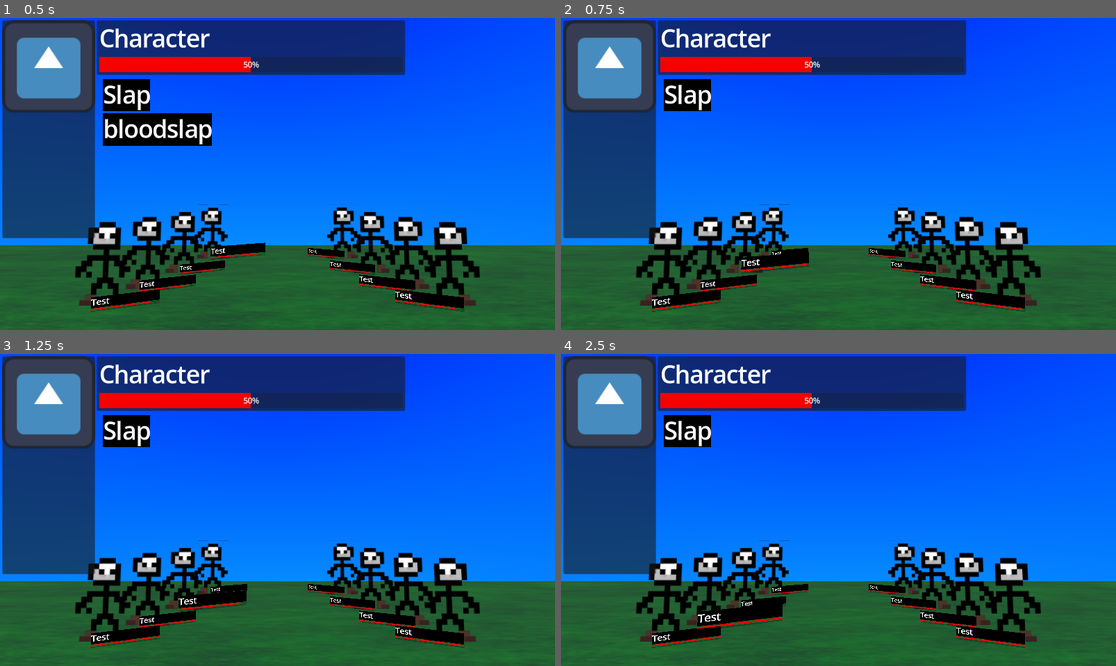
Above: before the commit, frames 1-4 (two rows, left to right).
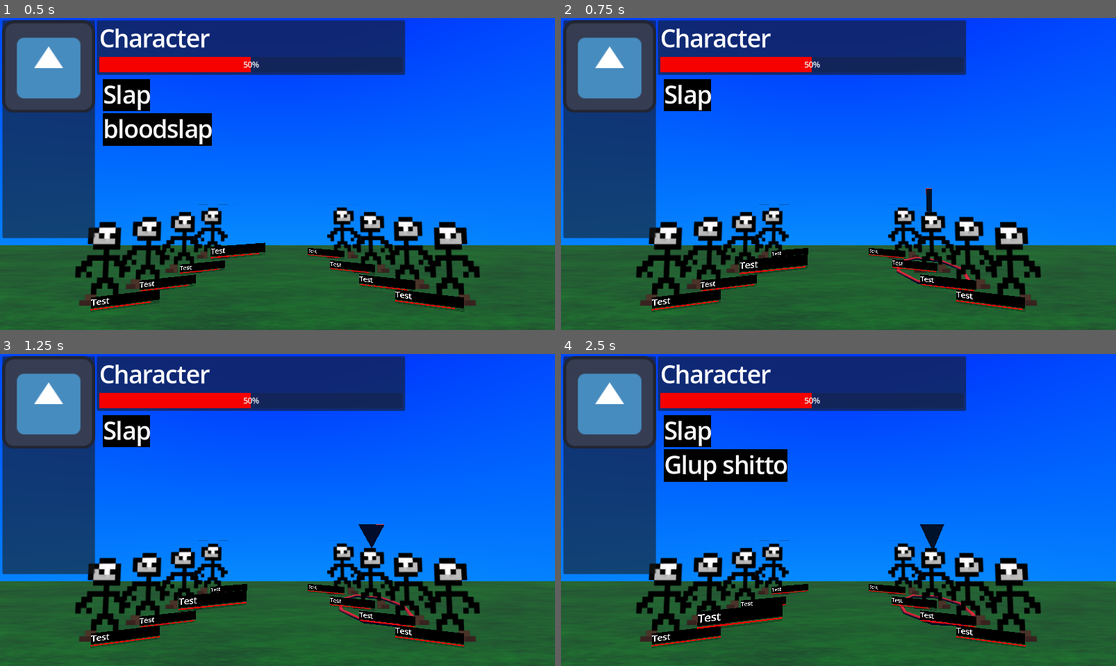
Above: after the commit, the same moments.

Repository: izzyn/MultiplayerCombatDemo
Game: Godot game, scene res://main.tscn
Same seed, same stepped clock (60 frames per second), same inputs: the game is played once before the commit and once after it. The engine's default icon, where the game draws it, is replaced by a stand-in: a white triangle on a blue panel in a dark square.
Inputs:
- Up to frame 1 (0.5 s): no input
- Up to frame 2 (0.75 s): tap Enter (Confirm) at 0.5 s; hold Down (NavigateUp) from 0.53 s (still down); hold Enter (Confirm) from 0.53 s (still down)
- Up to frame 3 (1.25 s): keep holding Down (NavigateUp); keep holding Enter (Confirm)
- Up to frame 4 (2.5 s): release Down (NavigateUp) at 1.28 s; release Enter (Confirm) at 1.28 s; hold Up (NavigateDown) 1.28-2.03 s; tap Enter (Confirm) at 1.35 s; hold Down (NavigateUp) from 2.03 s (still down); hold Enter (Confirm) from 2.03 s (still down)

Frame 1 is identical in both runs. In frame 2, 0.7% of the frame differs, in the area x 32-74%, y 54-87%; in frame 3, 0.5%; in frame 4, 2.8%, in the area x 18-75%, y 30-88%.

Commit message:
doing some renaming

Diff:
--- a/CharacterSprite.gd
+++ b/CharacterSprite.gd
@@ -16,17 +16,18 @@
 @onready
 var moving_selection = get_parent().get_parent().get_node("Selection")
 
-func attack_selected():
+func attack_target_selected():
 	selection = preload("res://Selection.tscn").instantiate()
 	get_parent().get_parent().get_node("Selections").add_child(selection)
 	selection.position = global_position
 	selection.target = self
 
-func attack_deselected():
+func attack_target_deselected():
 	print("A")
 	selection.queue_free()
 pass
-func attack_focused():
+
+func attack_target_focused():
 	moving_selection.visible = true
 	moving_selection.target = self
 pass
@@ -36,11 +37,11 @@
 	moving_selection.target = self
 pass
 
-func defocused():
+func character_defocused():
 	moving_selection.visible = false
 pass
 
-func attack_defocused():
+func attack_target_defocused():
 	moving_selection.visible = false
 	pass
 
--- a/CombatInputHandler.gd
+++ b/CombatInputHandler.gd
@@ -8,12 +8,13 @@
 	set(value):
 		if focused_character and focused_character.linked_sprite:
 			if value and value.linked_sprite:
-				focused_character.linked_sprite.focus_changed(value)
+				focused_character.linked_sprite.character_focus_changed(value)
 			else:
-				focused_character.linked_sprite.defocused()
+				focused_character.linked_sprite.character_defocused()
 		if value and value.linked_sprite:
 			value.linked_sprite.character_focused()
 		focused_character = value
+
 var selected_character : CharacterAgent:
 	set(value):
 		if selected_character and selected_character.linked_sprite:
@@ -21,18 +22,25 @@
 		if value and value.linked_sprite:
 			value.linked_sprite.character_selected()
 		selected_character = value
+
 var focused_target : CharacterAgent:
 	set(value):
+		if value == focused_target:
+			pass
 		if focused_target and focused_target.linked_sprite:
 			if value and value.linked_sprite:
-				focused_target.linked_sprite.attack_focus_changed(value)
+				focused_target.linked_sprite.attack_target_focus_changed(value)
 			else:
-				focused_target.linked_sprite.attack_defocused()
+				focused_target.linked_sprite.attack_target_defocused()
 		if value and value.linked_sprite:
-			value.linked_sprite.attack_focused()
+			value.linked_sprite.attack_target_focused()
+		focused_target = value
 
-		focused_target = value
-var attack_index : int
+var attack_index : int:
+	set(value):
+		if value == attack_index:
+			pass
+
 var target_index : int
 var character_index : int
 var selected_attack : AttackData
@@ -94,6 +102,8 @@
 			else:
 				possible_targets = all_characters
 			attack_index = 0
+			if possible_targets.size() == 0:
+				selected_attack = null
 			focused_target = possible_targets[0]
 		else:
 			selected_character = focused_character
--- a/Data/Filters/Filter.gd
+++ b/Data/Filters/Filter.gd
@@ -13,11 +13,15 @@
 	var agent_dict : Dictionary[CharacterData, CharacterAgent] = {}
 	for agent in characters:
 		agent_dict[agent.data] = agent
-	var filtered = _eval(actor.data, characters.map(func(x): return x.data))
+	var data : Array[CharacterData] = []
+	for i in characters:
+		data.append(i.data)
+	print(agent_dict)
+	var filtered = _eval(actor.data, data)
 	var actual : Array[CharacterData] = []
 	var result : Array[CharacterAgent] = []
 	if inverted:
-		for i in characters:
+		for i in data:
 			if i not in filtered:
 				actual.append(i)
 	else:
@@ -28,4 +32,3 @@
 	for i in actual:
 		result.append(agent_dict[i])
 	return result
-	pass
--- a/Data/Filters/FilterTeam.gd
+++ b/Data/Filters/FilterTeam.gd
@@ -7,4 +7,3 @@
 		if i.team == actor.team:
 			list.append(i)
 	return list
-	pass
--- a/UI/CharacterSpriteBase.gd
+++ b/UI/CharacterSpriteBase.gd
@@ -19,16 +19,19 @@
 func character_focused():
 	pass
 
-func focus_changed(new_focus : CharacterAgent):
+func character_focus_changed(new_focus : CharacterAgent):
 	pass
 
-func defocused():
+func character_defocused():
 	pass
 
 func attack_focused():
 	pass
 
-func attack_focus_changed(new_focus : CharacterAgent):
+func attack_target_focus_changed(new_focus : CharacterAgent):
+	pass
+
+func attack_index_changed(new_index : int):
 	pass
 
 func attack_defocused():
--- a/main.tscn
+++ b/main.tscn
@@ -16,6 +16,7 @@
 [ext_resource type="PackedScene" uid="uid://bkivihrkixbmx" path="res://Selection.tscn" id="9_kek77"]
 [ext_resource type="Script" uid="uid://dr13qsl51h2m1" path="res://Controllers/AIController.gd" id="11_2cqfq"]
 [ext_resource type="Script" uid="uid://dykhrjw5f14x0" path="res://Data/Effect/StatusGrantEffect.gd" id="11_getpj"]
+[ext_resource type="Script" uid="uid://xspn7atwwsb3" path="res://Data/Filters/FilterTeam.gd" id="11_ryguw"]
 [ext_resource type="Texture2D" uid="uid://b8ab8ftgofddp" path="res://icon.svg" id="12_ryguw"]
 [ext_resource type="Script" uid="uid://bdb4e3ya8xhhl" path="res://Data/Effect/Status.gd" id="13_d13ii"]
 [ext_resource type="Script" uid="uid://8pc3rvrfobyj" path="res://Data/secondary_effect.gd" id="13_getpj"]
@@ -32,10 +33,16 @@
 amount = -10.0
 metadata/_custom_type_script = "uid://b02gidehqotp1"
 
+[sub_resource type="Resource" id="Resource_phcyf"]
+script = ExtResource("11_ryguw")
+inverted = true
+metadata/_custom_type_script = "uid://xspn7atwwsb3"
+
 [sub_resource type="Resource" id="Resource_xko1c"]
 script = ExtResource("2_5vw27")
 name = "Slap"
 type = 1
+target_filter = SubResource("Resource_phcyf")
 effects = Array[ExtResource("3_kek77")]([SubResource("Resource_c2n8d")])
 metadata/_custom_type_script = "uid://dev3bbs8234ul"
 
@@ -142,6 +149,27 @@
 script = ExtResource("3_vivmo")
 metadata/_custom_type_script = "uid://cyws6ecggemx3"
 
+[sub_resource type="Resource" id="Resource_4obbf"]
+script = ExtResource("4_4c57u")
+stat_name = "hp"
+amount = -10.0
+metadata/_custom_type_script = "uid://b02gidehqotp1"
+
+[sub_resource type="Resource" id="Resource_f1p13"]
+script = ExtResource("11_ryguw")
+inverted = true
+metadata/_custom_type_script = "uid://xspn7atwwsb3"
+
+[sub_resource type="Resource" id="Resource_birbe"]
+script = ExtResource("2_5vw27")
+name = "Glup shitto"
+type = 2
+can_target_multiple_times = true
+target_amount = 2
+target_filter = SubResource("Resource_f1p13")
+effects = Array[ExtResource("3_kek77")]([SubResource("Resource_4obbf")])
+metadata/_custom_type_script = "uid://dev3bbs8234ul"
+
 [sub_resource type="Resource" id="Resource_kq58d"]
 script = ExtResource("6_dg77c")
 metadata/_custom_type_script = "uid://w7xci5q84hvk"
@@ -177,7 +205,7 @@
 normal_defence = SubResource("Resource_4k2k6")
 magic_defence = SubResource("Resource_htxhm")
 speed = SubResource("Resource_0rl1p")
-attacks = Array[ExtResource("2_5vw27")]([SubResource("Resource_xko1c")])
+attacks = Array[ExtResource("2_5vw27")]([SubResource("Resource_xko1c"), SubResource("Resource_birbe")])
 metadata/_custom_type_script = "uid://nf1cqa55mvbc"
 
 [sub_resource type="Resource" id="Resource_b1qrp"]
Not shown: 1 places in main.tscn that only renumber resources
